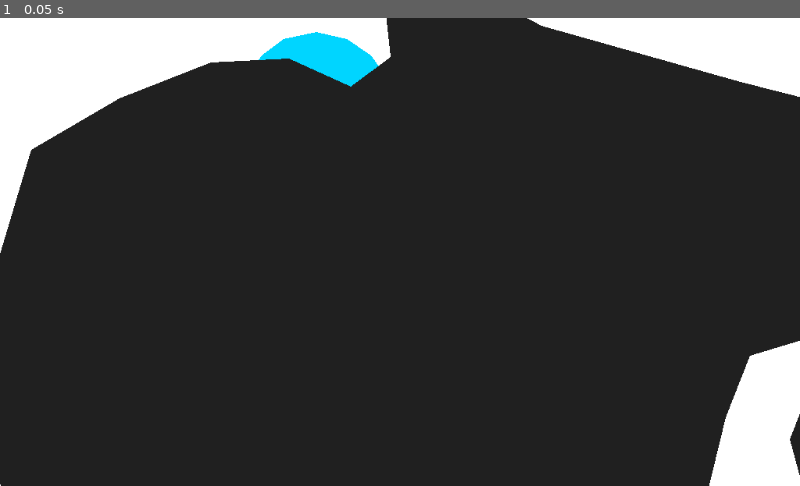
Above: before the commit, frame 1.
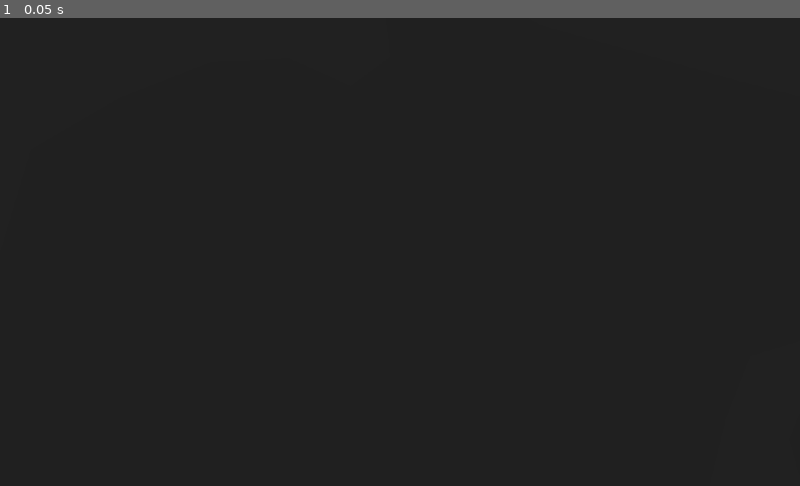
Above: after the commit, the same moment.

Repository: IMP1/silent-running-godot
Game: Godot game, scene res://scenes/Game.tscn
The game is run twice, just before and just after one commit, with the same random seed, the same clock (stepped at 60 frames per second) and the same inputs. This scene is started directly instead of the project's main scene.
Inputs:
- Up to frame 1 (0.05 s): no input

The runs differ from the first frame. In frame 1, 14% of the frame differs, in the area x 0-100%, y 0-100%.
Error in both runs: Invalid get index '3' (on base: 'Array'). (res://Networking.gd:16)

Commit message:
Add initial sound shader and silent-running toggle

Diff:
--- a/project/objects/Player.gd
+++ b/project/objects/Player.gd
@@ -5,15 +5,20 @@
 const SPEED_EPSILON = 0.1
 const DECELLERATION = 0.8
 const TORPEDO_OFFSET = Vector2(0, 20)
+const PING_OFFSET = 20
+
+export(Color) var passive_stealth = Color(1.0, 1.0, 1.0)
+export(Color) var active_stealth  = Color(0.0, 0.0, 0.0)
+
+var velocity : Vector2 = Vector2.ZERO
+var direction : Vector2 = Vector2(1, 0)
+export var silent_running = true setget toggle_silent_running
+
+puppet var remote_velocity: Vector2 = Vector2.ZERO setget update_remote_velocity
+puppet var remote_position: Vector2 = position setget update_remote_position
 
 onready var tween : Tween = $Tween
 onready var game_scene : Node2D = null
-
-var velocity : Vector2 = Vector2.ZERO
-var direction : Vector2 = Vector2(1, 0)
-
-puppet var remote_velocity: Vector2 = Vector2.ZERO setget update_remote_velocity
-puppet var remote_position: Vector2 = position setget update_remote_position
 
 func _ready() -> void:
 	pass
@@ -51,6 +56,24 @@
 func use_abilities(delta: float) -> void:
 	if Input.is_action_just_pressed("fire_torpedo"):
 		game_scene.rpc("add_torpedo", position + TORPEDO_OFFSET, direction)
+	if Input.is_action_just_pressed("toggle_silent_running"):
+		toggle_silent_running(not silent_running)
+	if Input.is_action_just_pressed("active_ping"):
+		var ping_dir = Vector2(0.0, 0.0) # TODO: Get mouse direction from player
+		game_scene.rpc("add_ping", position + ping_dir * PING_OFFSET, ping_dir)
+	if Input.is_action_just_pressed("use_secondary"):
+		pass
+		# TODO: What is current secondary? Timer Mines, Proximity Mines, Decoy Mines, ...
+		# TODO: Use whatever it is!
+
+func toggle_silent_running(on):
+	if on:
+		$Sprite.modulate = active_stealth
+		$PassivePingTimer.stop()
+	else:
+		$Sprite.modulate = passive_stealth
+		$PassivePingTimer.start()
+	silent_running = on
 
 func _process(delta: float) -> void:
 	if is_network_master():
@@ -68,3 +91,6 @@
 	remote_velocity = new_vel
 	if (new_vel.x < 0) != ($Sprite.scale.x < 0):
 		$Sprite.scale.x *= -1
+
+func _on_PassivePingTimer():
+	game_scene.rpc("add_sound", position)
--- a/project/objects/Player.tscn
+++ b/project/objects/Player.tscn
@@ -19,3 +19,7 @@
 texture = ExtResource( 1 )
 
 [node name="Tween" type="Tween" parent="."]
+
+[node name="PassivePingTimer" type="Timer" parent="."]
+
+[connection signal="timeout" from="PassivePingTimer" to="." method="_on_PassivePingTimer"]
--- /dev/null
+++ b/project/objects/Sound.gd
@@ -0,0 +1,10 @@
+extends Node2D
+
+onready var animation = $AnimationPlayer
+
+func start():
+	animation.play("Grow")
+	# TODO: Play sound
+
+func stop():
+	queue_free()
--- /dev/null
+++ b/project/objects/Sound.tscn
@@ -0,0 +1,132 @@
+[gd_scene load_steps=6 format=2]
+
+[ext_resource path="res://objects/Sound.gd" type="Script" id=1]
+
+[sub_resource type="CircleShape2D" id=1]
+
+[sub_resource type="Shader" id=2]
+code = "shader_type canvas_item;
+
+uniform vec4 ping_colour : hint_color = vec4(1.0);
+
+const float EMPTY = 32.0 / 255.0;
+
+bool is_edge(vec2 uv, vec2 pixel_size, sampler2D tex) {
+	vec4 background = textureLod(tex, uv, 0.0);
+	vec4 neighbour_top = textureLod(tex, uv + vec2(0, -pixel_size.y), 0.0);
+	if (neighbour_top.rgb != background.rgb) {
+		return true;
+	}
+	vec4 neighbour_left = textureLod(tex, uv + vec2(-pixel_size.x, 0), 0.0);
+	if (neighbour_left.rgb != background.rgb) {
+		return true;
+	}
+	vec4 neighbour_right = textureLod(tex, uv + vec2(pixel_size.x, 0), 0.0);
+	if (neighbour_right.rgb != background.rgb) {
+		return true;
+	}
+	vec4 neighbour_bottom = textureLod(tex, uv + vec2(0, pixel_size.y), 0.0);
+	if (neighbour_bottom.rgb != background.rgb) {
+		return true;
+	}
+	return false;
+}
+
+bool is_occluded() {
+	return false;
+	// TODO: Rework the shader to stop \"seeing\" behind the initial edge
+	//       This might involve changing the shader completely and having
+	//       an origin that each pixel works from to see if there's already
+	//       an edge in between.
+}
+
+bool is_solid(vec2 uv, sampler2D tex) {
+	bool solid = false;
+	vec4 background = textureLod(tex, uv, 0.0);
+	if (background.r >= EMPTY) {
+		solid = true;
+	}
+	return solid;
+}
+
+void fragment() {
+	if (is_solid(SCREEN_UV, SCREEN_TEXTURE) &&
+			is_edge(SCREEN_UV, SCREEN_PIXEL_SIZE, SCREEN_TEXTURE) &&
+			!is_occluded()) {
+		COLOR = ping_colour;
+	} else {
+		COLOR = textureLod(SCREEN_TEXTURE, SCREEN_UV, 0.0);
+	}
+}"
+
+[sub_resource type="ShaderMaterial" id=3]
+shader = SubResource( 2 )
+shader_param/ping_colour = Color( 0, 0.835294, 1, 1 )
+
+[sub_resource type="Animation" id=4]
+resource_name = "Grow"
+length = 2.0
+tracks/0/type = "value"
+tracks/0/path = NodePath(".:scale")
+tracks/0/interp = 1
+tracks/0/loop_wrap = true
+tracks/0/imported = false
+tracks/0/enabled = true
+tracks/0/keys = {
+"times": PoolRealArray( 0, 1, 2 ),
+"transitions": PoolRealArray( 1, 1, 1 ),
+"update": 0,
+"values": [ Vector2( 1, 1 ), Vector2( 10, 10 ), Vector2( 10, 10 ) ]
+}
+tracks/1/type = "value"
+tracks/1/path = NodePath("BackBufferCopy/Polygon2D:modulate")
+tracks/1/interp = 1
+tracks/1/loop_wrap = true
+tracks/1/imported = false
+tracks/1/enabled = true
+tracks/1/keys = {
+"times": PoolRealArray( 0, 2 ),
+"transitions": PoolRealArray( 1, 1 ),
+"update": 0,
+"values": [ Color( 1, 1, 1, 1 ), Color( 1, 1, 1, 0 ) ]
+}
+tracks/2/type = "method"
+tracks/2/path = NodePath(".")
+tracks/2/interp = 1
+tracks/2/loop_wrap = true
+tracks/2/imported = false
+tracks/2/enabled = true
+tracks/2/keys = {
+"times": PoolRealArray( 2 ),
+"transitions": PoolRealArray( 1 ),
+"values": [ {
+"args": [  ],
+"method": "stop"
+} ]
+}
+
+[node name="Sound" type="Node2D"]
+position = Vector2( 438, 94 )
+scale = Vector2( 10, 10 )
+script = ExtResource( 1 )
+__meta__ = {
+"_edit_group_": true
+}
+
+[node name="AudioStreamPlayer2D" type="AudioStreamPlayer2D" parent="."]
+
+[node name="Area2D" type="Area2D" parent="."]
+
+[node name="CollisionShape2D" type="CollisionShape2D" parent="Area2D"]
+shape = SubResource( 1 )
+
+[node name="BackBufferCopy" type="BackBufferCopy" parent="."]
+copy_mode = 2
+
+[node name="Polygon2D" type="Polygon2D" parent="BackBufferCopy"]
+modulate = Color( 1, 1, 1, 0.5 )
+material = SubResource( 3 )
+polygon = PoolVector2Array( 0, -10, 3.9, -9.1, 7, -7, 9.2, -3.9, 10, 0, 9.1, 4, 7, 7, 4, 9.2, 0, 10, -3.8, 9.1, -7, 7, -9.1, 4, -10, 0, -9.2, -3.9, -7, -7, -4.2, -9.1 )
+
+[node name="AnimationPlayer" type="AnimationPlayer" parent="."]
+anims/Grow = SubResource( 4 )
--- a/project/objects/Torpedo.tscn
+++ b/project/objects/Torpedo.tscn
@@ -23,7 +23,7 @@
 script = ExtResource( 2 )
 
 [node name="Sprite" type="Sprite" parent="."]
-modulate = Color( 0, 0, 0, 1 )
+modulate = Color( 0.0627451, 0.0627451, 0.0627451, 1 )
 scale = Vector2( 0.2, 0.2 )
 texture = ExtResource( 1 )
 
--- a/project/scenes/Game.gd
+++ b/project/scenes/Game.gd
@@ -36,8 +36,21 @@
 	print("\n")
 
 remotesync func add_torpedo(position, direction):
-	print("pew pew")
 	var torpedo = load("res://objects/Torpedo.tscn").instance()
 	$Torpedos.add_child(torpedo)
 	torpedo.position = position
 	torpedo.direction = direction
+
+remotesync func add_sound(position):
+	var sound = load("res://objects/Sound.tscn").instance()
+	$Sounds.add_child(sound)
+	sound.position = position
+	sound.start()
+
+remotesync func add_ping(position, direction):
+	# TODO: Add ping object. Have them be slightly visible (to show where they've come from)
+#	var ping = load("res://objects/Ping.tscn").instance()
+#	$Pings.add_child(ping)
+#	ping.position = position
+#	ping.direction = direction
+	pass
--- a/project/scenes/Game.tscn
+++ b/project/scenes/Game.tscn
@@ -1,60 +1,25 @@
-[gd_scene load_steps=5 format=2]
+[gd_scene load_steps=2 format=2]
 
 [ext_resource path="res://scenes/Game.gd" type="Script" id=2]
 
-[sub_resource type="CircleShape2D" id=1]
-
-[sub_resource type="Shader" id=2]
-code = "shader_type canvas_item;
-
-uniform vec4 ping_colour : hint_color = vec4(1.0) ;
-
-const float EMPTY = 32.0 / 255.0;
-
-void fragment() {
-	float solid = 0.0;
-	float edge = 0.0;
-	vec4 background = textureLod(SCREEN_TEXTURE, SCREEN_UV, 0.0);
-	if (background.r > EMPTY) {
-		solid = 1.0;
-	}
-	vec4 neighbour_top = textureLod(SCREEN_TEXTURE, SCREEN_UV + vec2(0, -TEXTURE_PIXEL_SIZE.y), 0.0);
-	vec4 neighbour_left = textureLod(SCREEN_TEXTURE, SCREEN_UV + vec2(-TEXTURE_PIXEL_SIZE.x, 0), 0.0);
-	vec4 neighbour_right = textureLod(SCREEN_TEXTURE, SCREEN_UV + vec2(TEXTURE_PIXEL_SIZE.x, 0), 0.0);
-	vec4 neighbour_bottom = textureLod(SCREEN_TEXTURE, SCREEN_UV + vec2(0, TEXTURE_PIXEL_SIZE.y), 0.0);
-	if (neighbour_top.r <= EMPTY && background.r > EMPTY) {
-		edge += 1.0;
-	}
-	if (solid > 0.0 && edge > 0.0) {
-		COLOR = ping_colour;
-	} else {
-		discard;
-	}
-}"
-
-[sub_resource type="ShaderMaterial" id=3]
-shader = SubResource( 2 )
-shader_param/ping_colour = Color( 0, 0.835294, 1, 1 )
-
 [node name="Game" type="Node2D"]
 script = ExtResource( 2 )
-
-[node name="Background" type="Polygon2D" parent="."]
-color = Color( 0, 0, 0, 0 )
-polygon = PoolVector2Array( -77, -78, 1035, -93, 2132, -84, 2189, 779, 2177, 1828, 1101, 1876, -130, 1858, -223, 710 )
 
 [node name="Level" type="Node2D" parent="."]
 
 [node name="Boundary1" type="Polygon2D" parent="Level"]
 position = Vector2( 21, -40 )
+color = Color( 0.129412, 0.129412, 0.129412, 1 )
 polygon = PoolVector2Array( 306, -16, 743, -7, 1102, -5, 1534, 1, 1642, 58, 1636, 184, 1502, 133, 1399, 165, 1423, 75,  …(236 unchanged characters)…
 
 [node name="Boundary2" type="Polygon2D" parent="Level"]
 position = Vector2( 162, 927 )
+color = Color( 0.129412, 0.129412, 0.129412, 1 )
 polygon = PoolVector2Array( -97, -84, -121, 63, -148, 195, -160, 339, -127, 441, -19, 524, 107, 512, 92, 659, 2, 737, 1 …(391 unchanged characters)…
 
 [node name="Boundary3" type="Polygon2D" parent="Level"]
 position = Vector2( 741, 551 )
+color = Color( 0.129412, 0.129412, 0.129412, 1 )
 polygon = PoolVector2Array( 1333, 156, 1306, 66, 1282, -44, 1204, -107, 1303, -203, 1255, -317, 1270, -443, 1186, -506, 1105, -530, 1018, -509, 1057, -428, 1108, -227, 982, -350, 913, -386, 856, -494, 814, -599, 1216, -602, 1354, -605, 1396, -251, 1348, 422, 1252, 387, 1273, 219 )
 
 [node name="StaticBody2D" type="StaticBody2D" parent="Level"]
@@ -64,36 +29,16 @@
 
 [node name="Polygon2D2" type="Polygon2D" parent="Level/StaticBody2D"]
 position = Vector2( 1049, 426 )
+color = Color( 0.129412, 0.129412, 0.129412, 1 )
 polygon = PoolVector2Array( 7, -22, 30, -3, -6, 33, -38, 114, -17, 192, -35, 268, 31, 304, 263, 279, 299, 233, 303, 131, 272, 98, 195, 95, 167, 68, 226, 41, 285, 29, 353, 124, 375, 328, 182, 359, -28, 426, -172, 300, -120, 86, -89, 7 )
 
 [node name="Players" type="Node2D" parent="."]
 
 [node name="Sounds" type="Node2D" parent="."]
 
-[node name="Sound" type="Node2D" parent="Sounds"]
-position = Vector2( 405, 118 )
-scale = Vector2( 10, 10 )
-__meta__ = {
-"_edit_group_": true
-}
-
-[node name="AudioStreamPlayer2D" type="AudioStreamPlayer2D" parent="Sounds/Sound"]
-
-[node name="Area2D" type="Area2D" parent="Sounds/Sound"]
-
-[node name="CollisionShape2D" type="CollisionShape2D" parent="Sounds/Sound/Area2D"]
-visible = false
-shape = SubResource( 1 )
-
-[node name="BackBufferCopy" type="BackBufferCopy" parent="Sounds/Sound"]
-copy_mode = 2
-
-[node name="Polygon2D" type="Polygon2D" parent="Sounds/Sound/BackBufferCopy"]
-material = SubResource( 3 )
-scale = Vector2( 1, 1 )
-polygon = PoolVector2Array( 0, -10, 3.9, -9.1, 7, -7, 9.2, -3.9, 10, 0, 9.1, 4, 7, 7, 4, 9.2, 0, 10, -3.8, 9.1, -7, 7, -9.1, 4, -10, 0, -9.2, -3.9, -7, -7, -4.2, -9.1 )
-
 [node name="Torpedos" type="Node2D" parent="."]
 
 [node name="Mines" type="Node2D" parent="."]
 position = Vector2( 40, 24 )
+
+[node name="Pings" type="Node2D" parent="."]
